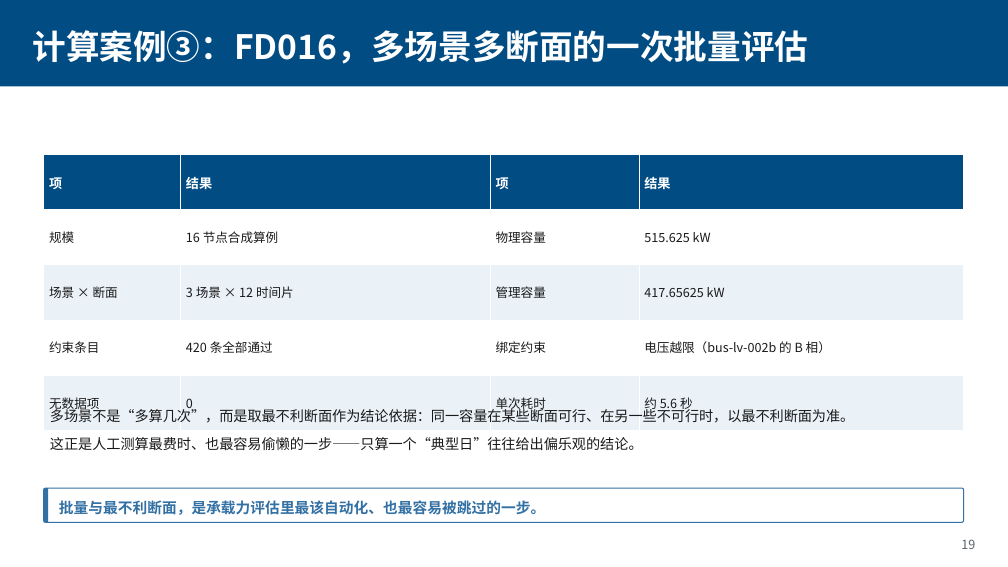
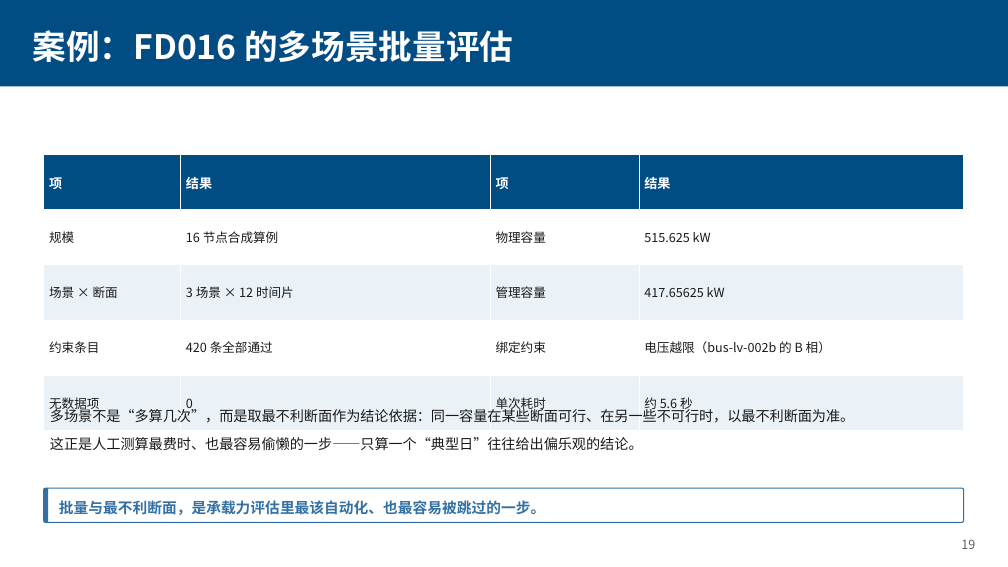
Before and after one commit to Coba1t-4U/hc-capacity-agent, a slide deck: slide 19 of docs/配网承载力智能体.pptx. Drawn at 1008x567 pixels with LibreOffice and Linux fonts; fonts in the diff are those of the drawing. Boxes give left, top, right and bottom in pixels: in the first picture for what was removed or moved away, otherwise in the second. Text is boxed around its words. In the diff, an @@ line names an element or a change of style, - is before the commit and + after.

Commit message:
PPT 逐页题头对齐模板：业务痛点①②、平台定位、执行链路、关键技术、产品界面、案例、提升效率、应用边界、结论

```diff
--- a/docs/配网承载力智能体.pptx
+++ b/docs/配网承载力智能体.pptx
@@ text at [32,30,513,62]: text changed @@
-计算案例③：FD016，多场景多断面的一次批量评估
+案例：FD016 的多场景批量评估
```
Also in this commit, not shown: 21 other slides changed, 1 other file.
